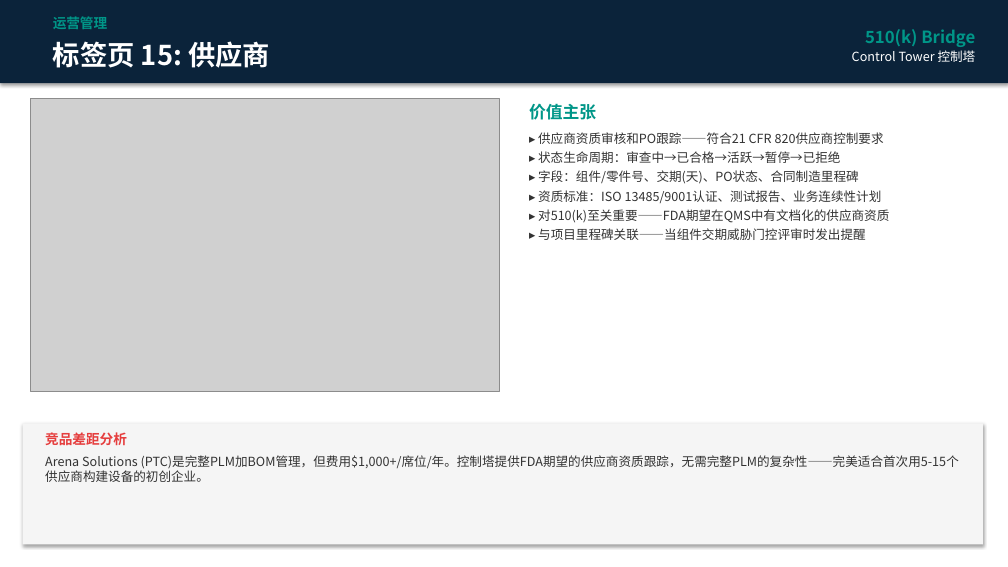
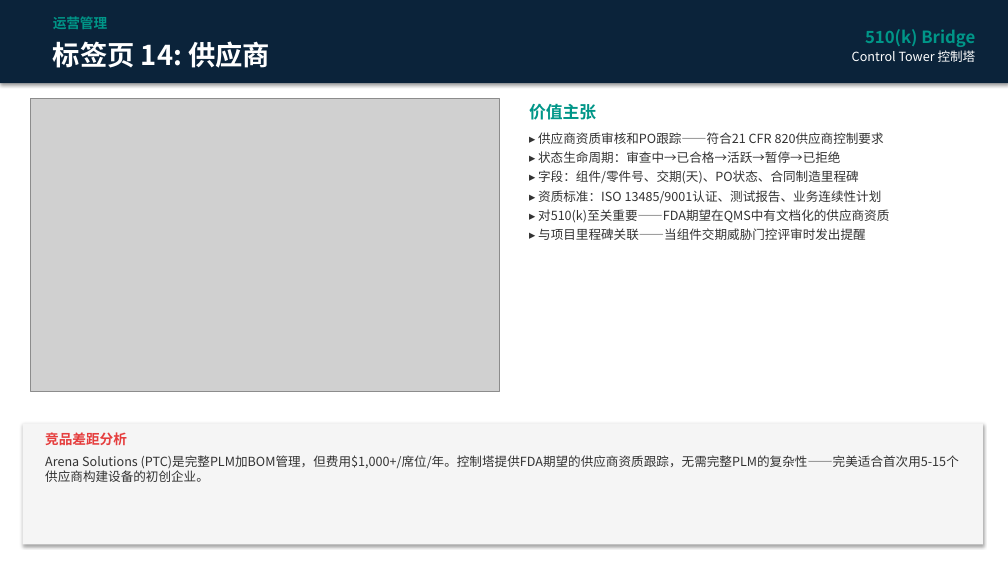
Before and after one commit to londailey6937/arch-medical, a slide deck: slide 17 of Control_Tower_Sales_Deck_CN.pptx (slide 18 before the commit). Drawn at 1008x567 pixels with LibreOffice and Linux fonts; fonts in the diff are those of the drawing; grey boxes stand for pictures. Boxes give left, top, right and bottom in pixels: in the first picture for what was removed or moved away, otherwise in the second. Text is boxed around its words. In the diff, an @@ line names an element or a change of style, - is before the commit and + after.

```diff
--- a/Control_Tower_Sales_Deck_CN.pptx
+++ b/Control_Tower_Sales_Deck_CN.pptx
@@ text at [53, 41, 270, 68]: text changed @@
-标签页 15: 供应商
+标签页 14: 供应商
```
Also in this commit, not shown: 8 other slides changed, 1 slide removed, 4 other files.
